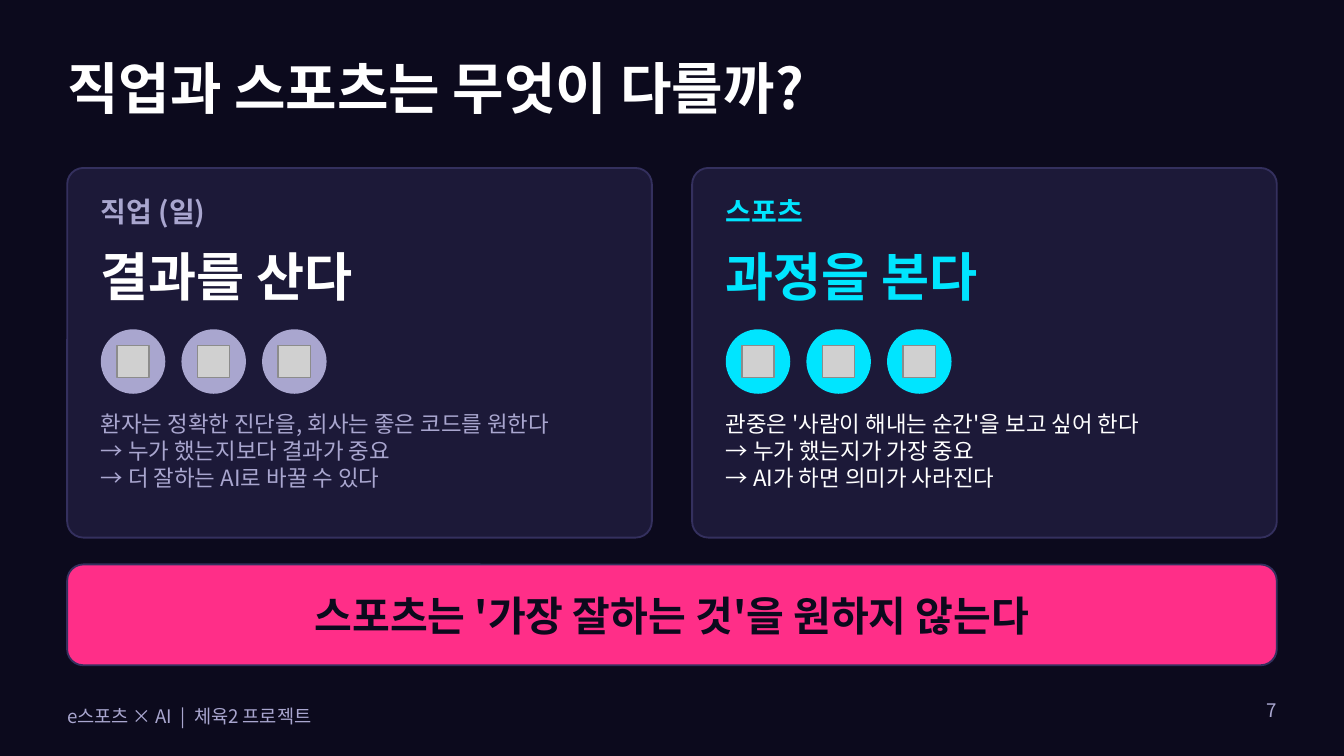
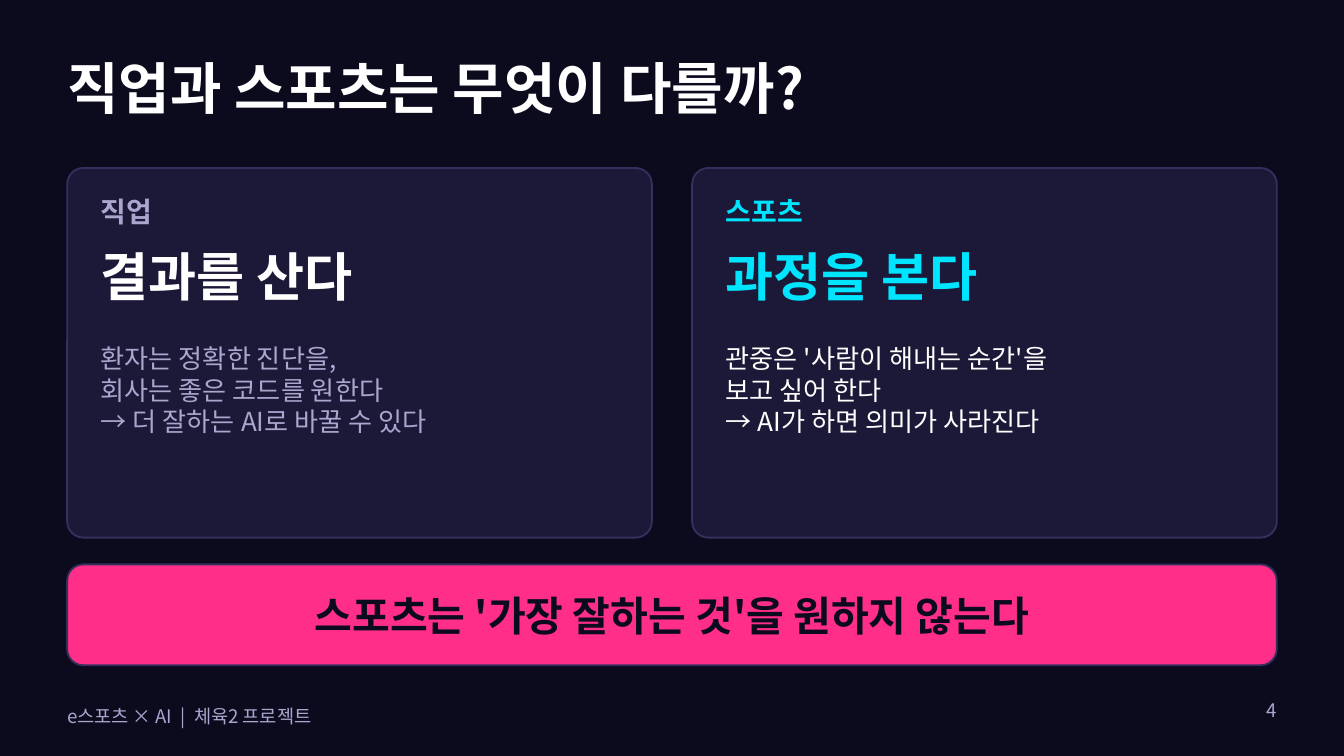
Before and after one commit to timetraveltimetravel/-, a slide deck: slide 4 of esports-ai/sports_ai_presentation.pptx (slide 7 before the commit). Drawn at 1344x756 pixels with LibreOffice and Linux fonts; fonts in the diff are those of the drawing; grey boxes stand for pictures. Boxes give left, top, right and bottom in pixels: in the first picture for what was removed or moved away, otherwise in the second. Text is boxed around its words. In the diff, an @@ line names an element or a change of style, - is before the commit and + after.

```diff
--- a/esports-ai/sports_ai_presentation.pptx
+++ b/esports-ai/sports_ai_presentation.pptx
@@ text at [101, 198, 152, 225]: text changed @@
-직업 (일)
+직업
@@ ellipse removed at [101, 329, 165, 394] @@
@@ ellipse removed at [181, 329, 246, 394] @@
@@ ellipse removed at [262, 329, 327, 394] @@
@@ ellipse removed at [726, 329, 790, 394] @@
@@ ellipse removed at [806, 329, 871, 394] @@
@@ ellipse removed at [887, 329, 952, 394] @@
@@ text at [101, 346, 383, 402]: text changed; size 12 to 14 pt @@
-환자는 정확한 진단을, 회사는 좋은 코드를 원한다
-→ 누가 했는지보다 결과가 중요
+환자는 정확한 진단을,
+회사는 좋은 코드를 원한다
@@ text "환자는 정확한 진단을,": place and size @@
-text "환자는 정확한 진단을," at [101, 413, 549, 488]
+text "환자는 정확한 진단을," at [101, 346, 426, 433]
@@ picture removed at [117, 345, 149, 378] @@
@@ picture removed at [198, 345, 230, 378] @@
@@ picture removed at [278, 345, 310, 378] @@
@@ text at [726, 346, 1047, 402]: text changed; size 12 to 14 pt @@
-관중은 '사람이 해내는 순간'을 보고 싶어 한다
-→ 누가 했는지가 가장 중요
+관중은 '사람이 해내는 순간'을
+보고 싶어 한다
@@ text "관중은 '사람이 해내는 순간'을": place and size @@
-text "관중은 '사람이 해내는 순간'을" at [726, 413, 1139, 488]
+text "관중은 '사람이 해내는 순간'을" at [726, 346, 1047, 433]
@@ picture removed at [742, 345, 774, 378] @@
@@ picture removed at [823, 345, 855, 378] @@
@@ picture removed at [903, 345, 935, 378] @@
@@ text at [133, 409, 426, 433]: size 12 to 14 pt in "→ 더 잘하는 AI로 바꿀 수 있다" @@
@@ text at [758, 409, 1039, 433]: size 12 to 14 pt in "→ AI가 하면 의미가 사라진다" @@
@@ page number at [1266, 703, 1276, 717]: text changed @@
-7
+4
```
Also in this commit, not shown: 3 other slides changed, 2 slides added, 8 slides removed, 1 other file.
